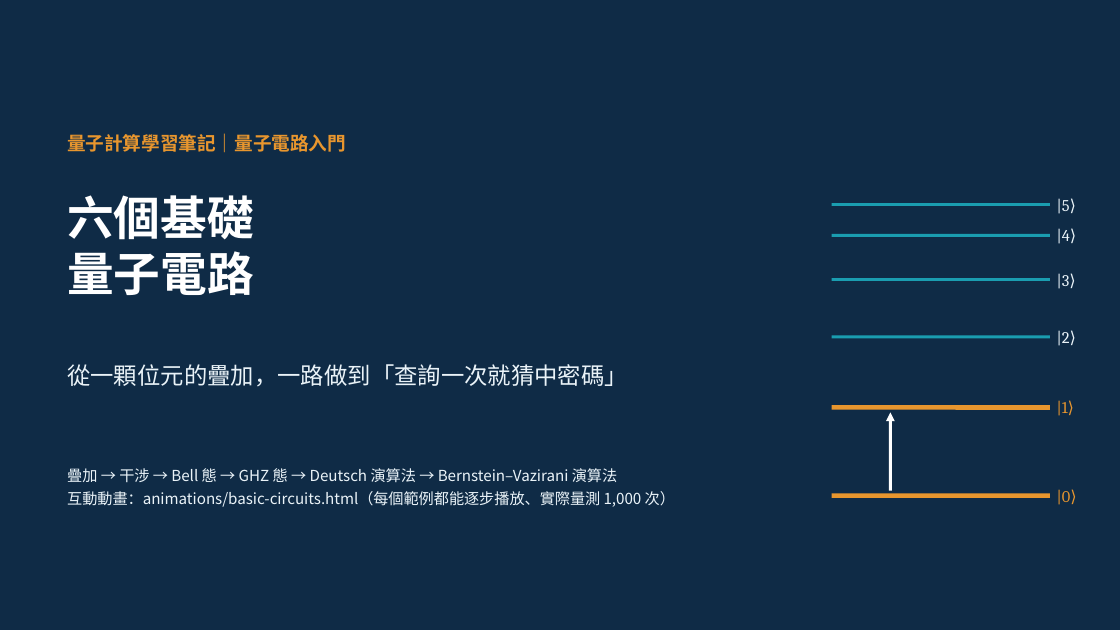
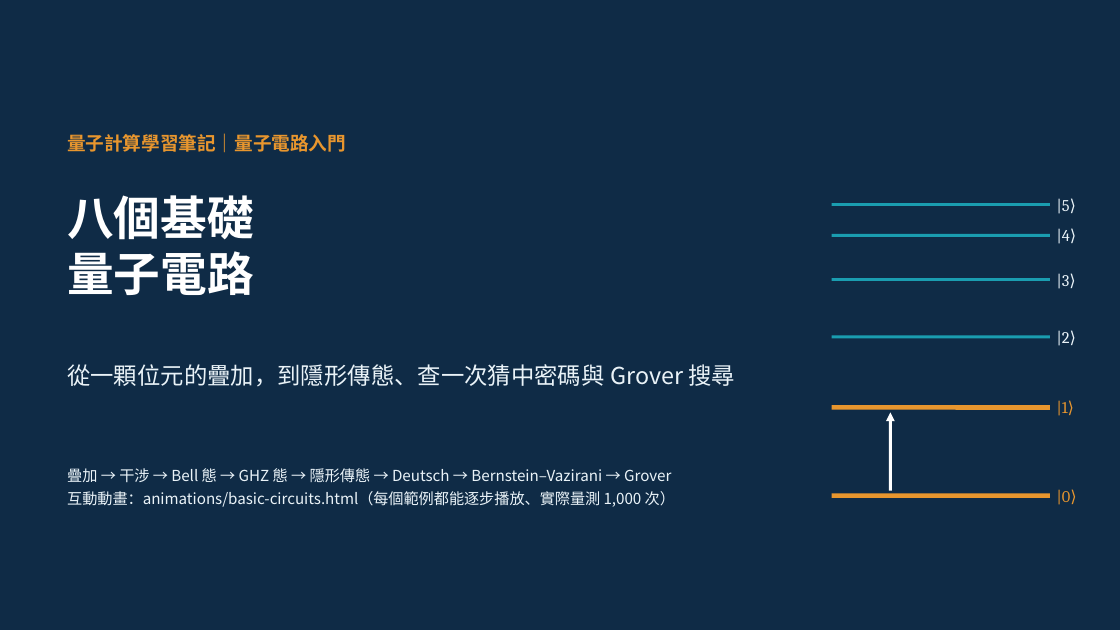
Before and after one commit to pcpcchen-coder/QuantumComputing, a slide deck: slide 1 of slides/output/basic-circuits.pptx. Drawn at 1120x630 pixels with LibreOffice and Linux fonts; fonts in the diff are those of the drawing. Boxes give left, top, right and bottom in pixels: in the first picture for what was removed or moved away, otherwise in the second. Text is boxed around its words. In the diff, an @@ line names an element or a change of style, - is before the commit and + after.

```diff
--- a/slides/output/basic-circuits.pptx
+++ b/slides/output/basic-circuits.pptx
@@ title at (67,195,254,240): text changed @@
-六個基礎
+八個基礎
@@ text at (67,364,736,387): text changed @@
-從一顆位元的疊加，一路做到「查詢一次就猜中密碼」
+從一顆位元的疊加，到隱形傳態、查一次猜中密碼與 Grover 搜尋
@@ text at (67,468,671,482): text changed @@
-疊加 → 干涉 → Bell 態 → GHZ 態 → Deutsch 演算法 → Bernstein–Vazirani 演算法
+疊加 → 干涉 → Bell 態 → GHZ 態 → 隱形傳態 → Deutsch → Bernstein–Vazirani → Grover
```
Also in this commit, not shown: 23 other slides changed, 8 slides added, 16 other files.
